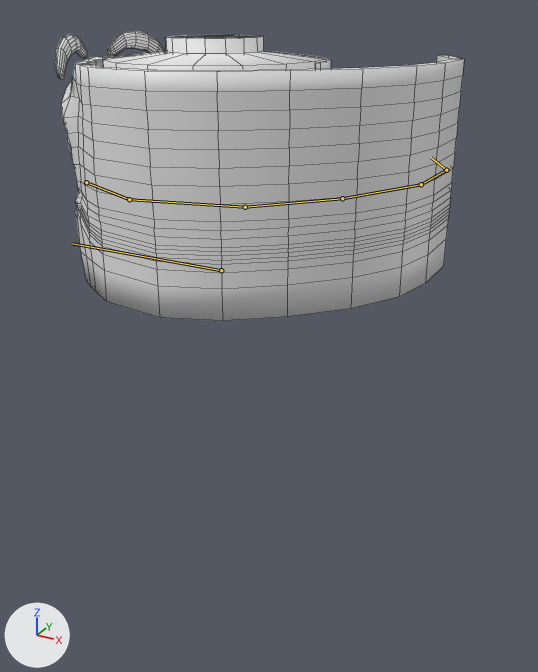
Before and after pictures for a commit that changed the FBX model Assets/3D/Characters/Toilee/toilee.fbx.
Rendered twice from a 50 mm camera at (5.57, -8.68, 3.49) aimed at (0.47, 0.59, -1.15). The axes (+X, +Y, +Z) are drawn at lower left. The lights are the same throughout. The bones that change are drawn over the model as lines. Mesh edges are drawn as thin lines.

Objects in the first picture: 'Toilee'.
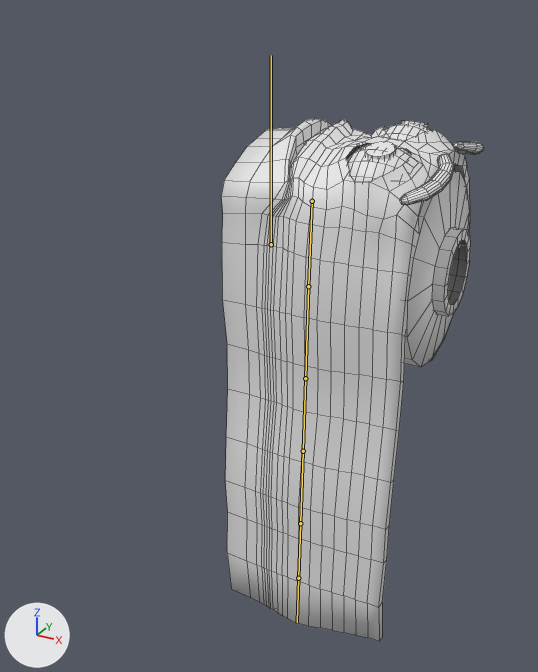
The newer file adds an action. The first version stands in its rest pose; the second is drawn at frame 1 of the action 'RopeHang'.

The change, as a diff of the scene's bpy script:
```diff
--- a/Assets/3D/Characters/Toilee/toilee.fbx.py
+++ b/Assets/3D/Characters/Toilee/toilee.fbx.py
@@ bone_bone_012 @@
 bone_bone_012 = bpy.data.objects['Armature'].pose.bones['Bone.012']
-bone_bone_012.location = (0.0, 0.0, 0.0)
-bone_bone_012.rotation_quaternion = (1.0, 0.0, 0.0, 0.0)  # degrees (0, 0, 0)
-bone_bone_012.scale = (1.0, 1.0, 1.0)
+bone_bone_012.location = (0.0, 0.0, -1.48)
+bone_bone_012.rotation_quaternion = (0.707, 0.0, 0.0, -0.707)  # degrees (0, 0, -90)
+bone_bone_012.scale = (0.96, 1.0, 1.0)
@@ bone_bone_006 @@
 bone_bone_006 = bpy.data.objects['Armature'].pose.bones['Bone.006']  # child of 'Bone.005'
-bone_bone_006.rotation_quaternion = (1.0, 0.0, 0.0, 0.0)  # degrees (0, 0, 0)
+bone_bone_006.rotation_quaternion = (0.982, 0.001, -0.011, 0.19)  # degrees (0, -1, 22)
@@ bone_bone_007 @@
 bone_bone_007 = bpy.data.objects['Armature'].pose.bones['Bone.007']  # child of 'Bone.006'
-bone_bone_007.rotation_quaternion = (1.0, 0.0, 0.0, 0.0)  # degrees (0, 0, 0)
+bone_bone_007.rotation_quaternion = (0.949, 0.0, 0.0, -0.316)  # degrees (0, 0, -37)
@@ bone_bone_008 @@
 bone_bone_008 = bpy.data.objects['Armature'].pose.bones['Bone.008']  # child of 'Bone.007'
-bone_bone_008.rotation_quaternion = (1.0, 0.0, 0.0, 0.0)  # degrees (0, 0, 0)
+bone_bone_008.rotation_quaternion = (0.953, 0.0, 0.0, -0.303)  # degrees (0, 0, -35)
@@ bone_bone_009 @@
 bone_bone_009 = bpy.data.objects['Armature'].pose.bones['Bone.009']  # child of 'Bone.008'
-bone_bone_009.rotation_quaternion = (1.0, 0.0, 0.0, 0.0)  # degrees (0, 0, 0)
+bone_bone_009.rotation_quaternion = (0.991, 0.0, 0.0, -0.137)  # degrees (0, 0, -16)
@@ bone_bone_010 @@
 bone_bone_010 = bpy.data.objects['Armature'].pose.bones['Bone.010']  # child of 'Bone.009'
-bone_bone_010.rotation_quaternion = (1.0, 0.0, 0.0, 0.0)  # degrees (0, 0, 0)
+bone_bone_010.rotation_quaternion = (0.977, 0.0, 0.0, -0.215)  # degrees (0, 0, -25)
@@ bone_bone_011 @@
 bone_bone_011 = bpy.data.objects['Armature'].pose.bones['Bone.011']  # child of 'Bone.010'
-bone_bone_011.rotation_quaternion = (1.0, 0.0, 0.0, 0.0)  # degrees (0, 0, 0)
+bone_bone_011.rotation_quaternion = (0.964, 0.0, 0.0, -0.266)  # degrees (0, 0, -31)
```

Boxes [x1, y1, x2, y2] around the edits, measured in the pictures (538 x 672 px):
'Toilee', posed (36% narrower, 79% taller)
    before: [55, 30, 464, 321]
    after: [221, 119, 484, 642]
bone 'Bone.012', root to tip
    before: (221, 270) to (72, 243)
    after: (271, 244) to (271, 55)
bone 'Bone.006', root to tip
    before: (86, 182) to (129, 199)
    after: (312, 201) to (308, 286)
bone 'Bone.007', root to tip
    before: (129, 199) to (245, 207)
    after: (308, 286) to (305, 378)
bone 'Bone.008', root to tip
    before: (245, 207) to (342, 198)
    after: (305, 378) to (303, 451)
bone 'Bone.009', root to tip
    before: (342, 198) to (421, 184)
    after: (303, 451) to (300, 523)
bone 'Bone.010', root to tip
    before: (421, 184) to (446, 170)
    after: (300, 523) to (298, 578)
bone 'Bone.011', root to tip
    before: (446, 170) to (431, 157)
    after: (298, 578) to (297, 622)
